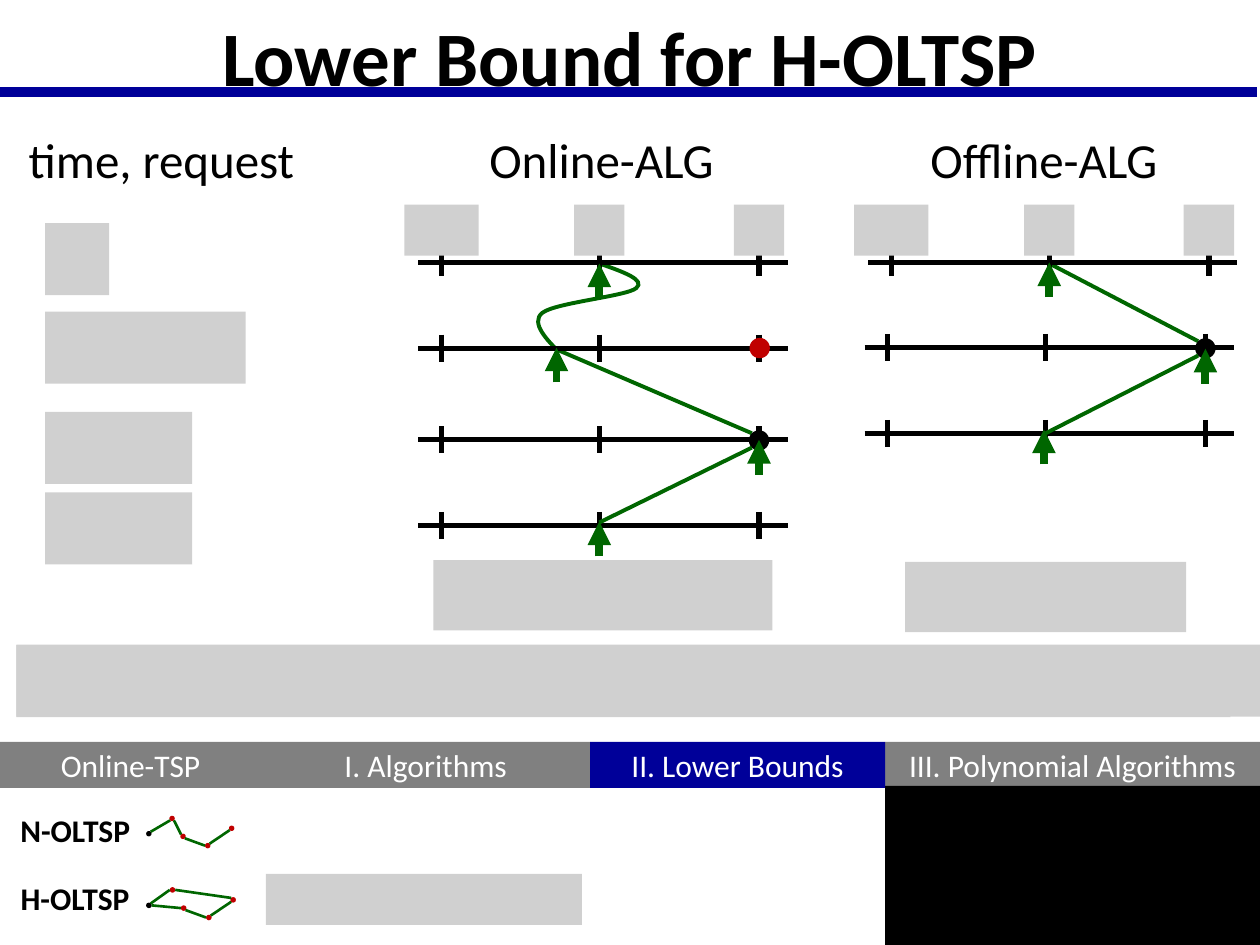
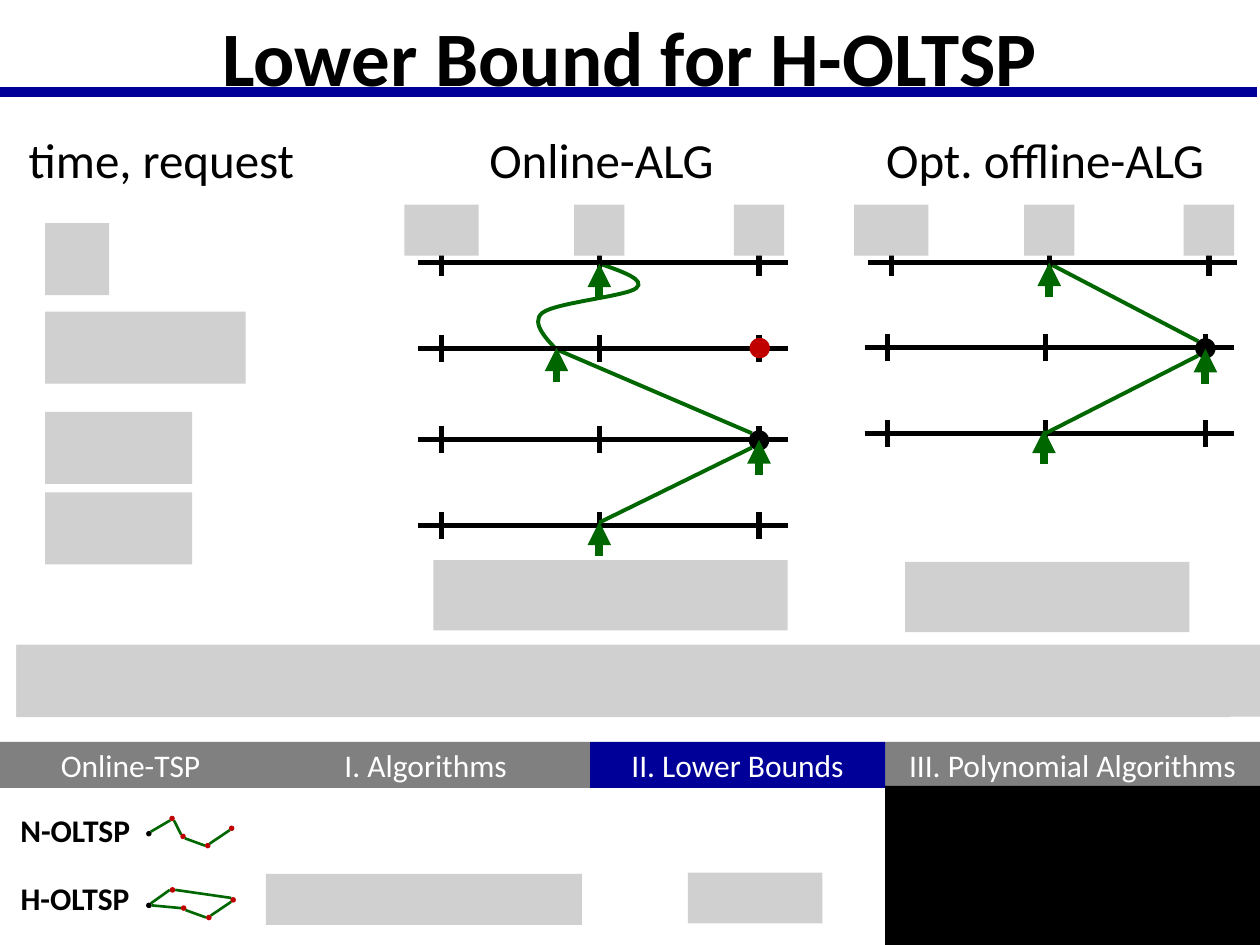
Before and after one commit to GraffL/talk-online-tsp, a slide deck: slide 12 of Präsentation43.pptx. Drawn at 1260x945 pixels with LibreOffice and Linux fonts; fonts in the diff are those of the drawing; grey boxes stand for pictures; background and template pictures are left out. Boxes give left, top, right and bottom in pixels: in the first picture for what was removed or moved away, otherwise in the second. Text is boxed around its words. In the diff, an @@ line names an element or a change of style, - is before the commit and + after.

```diff
--- a/Präsentation43.pptx
+++ b/Präsentation43.pptx
@@ text at (886, 144, 1204, 186): text changed @@
-Offline-ALG
+Opt. offline-ALG
@@ picture: place and size @@
-picture at (433, 561, 772, 631)
+picture at (433, 561, 788, 631)
@@ picture added at (688, 873, 823, 924) @@
```
Also in this commit, not shown: 12 other slides changed, 1 slide added, 1 slide removed.
